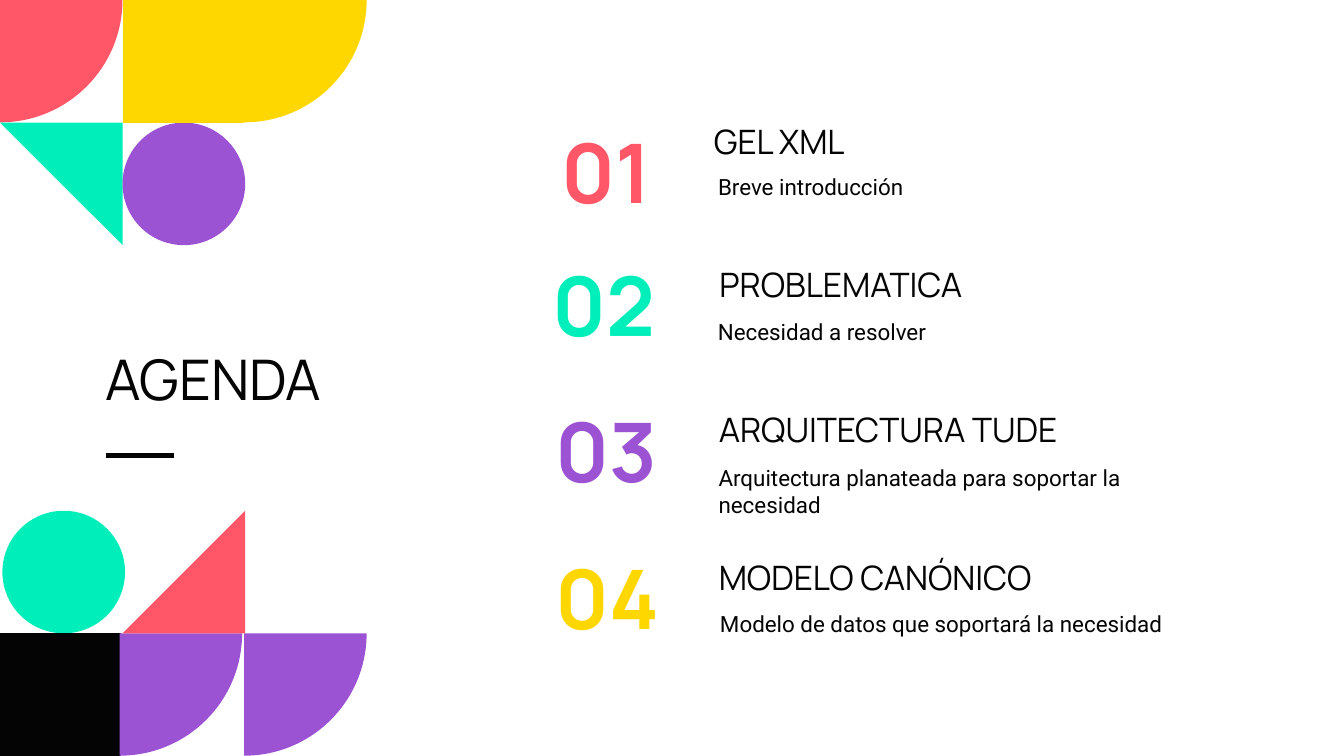
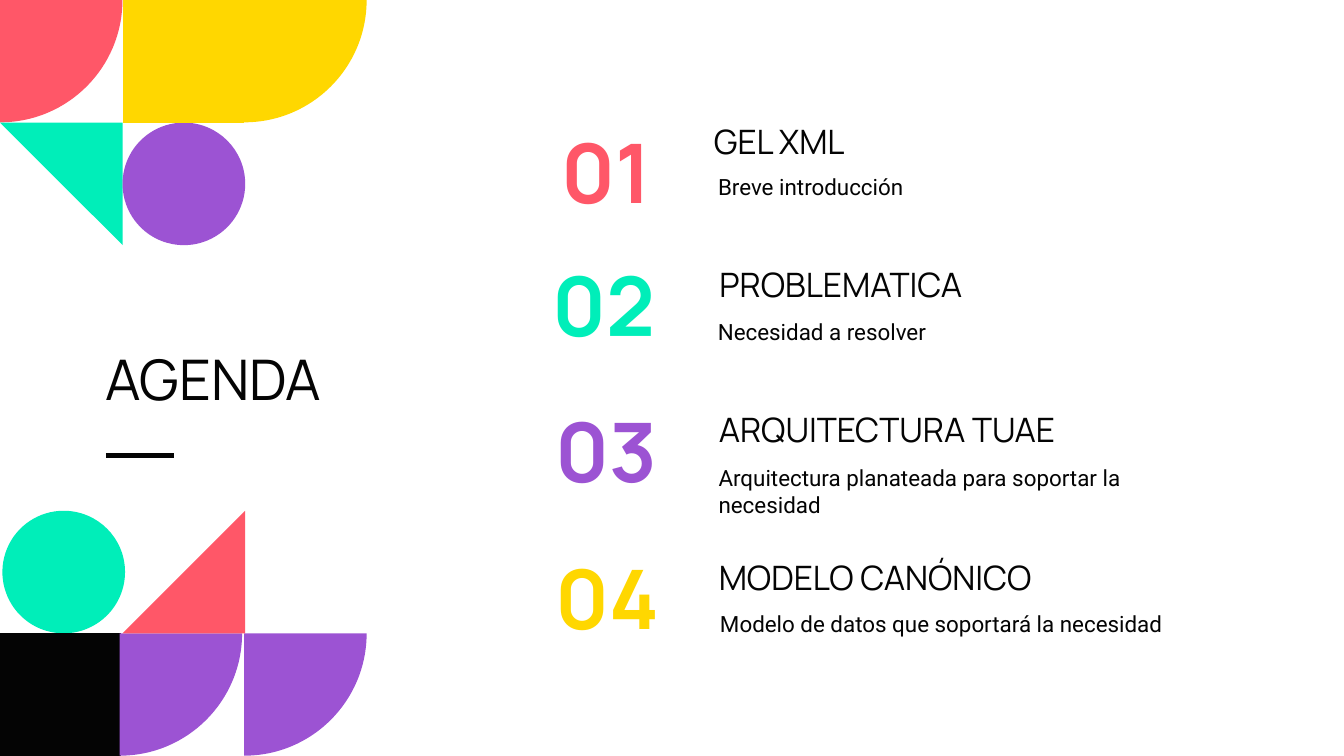
Before and after one commit to wortiz1027/interoperabilidad, a slide deck: slide 2 of documentacion/Presentación.pptx. Drawn at 1344x756 pixels with LibreOffice and Linux fonts; fonts in the diff are those of the drawing. Boxes give left, top, right and bottom in pixels: in the first picture for what was removed or moved away, otherwise in the second. Text is boxed around its words. In the diff, an @@ line names an element or a change of style, - is before the commit and + after.

```diff
--- a/documentacion/Presentación.pptx
+++ b/documentacion/Presentación.pptx
@@ text at (719, 417, 1055, 443): text changed @@
-ARQUITECTURA TUDE
+ARQUITECTURA TUAE
```
Also in this commit, not shown: 1 other slide changed.
